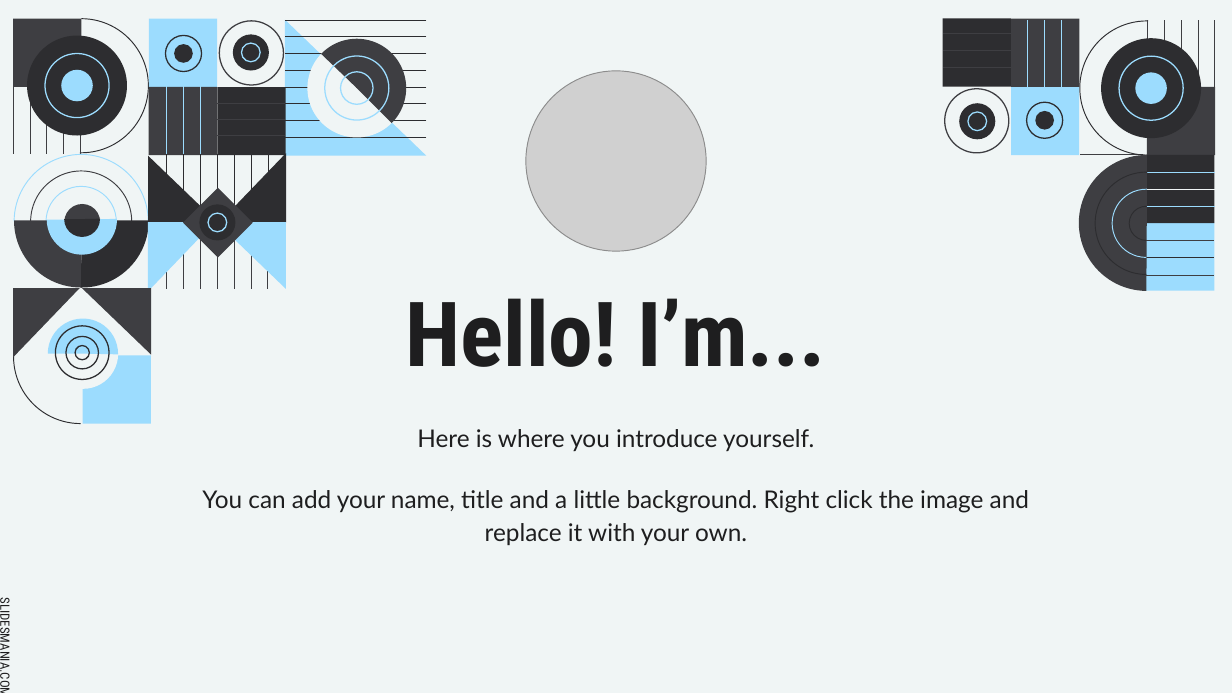
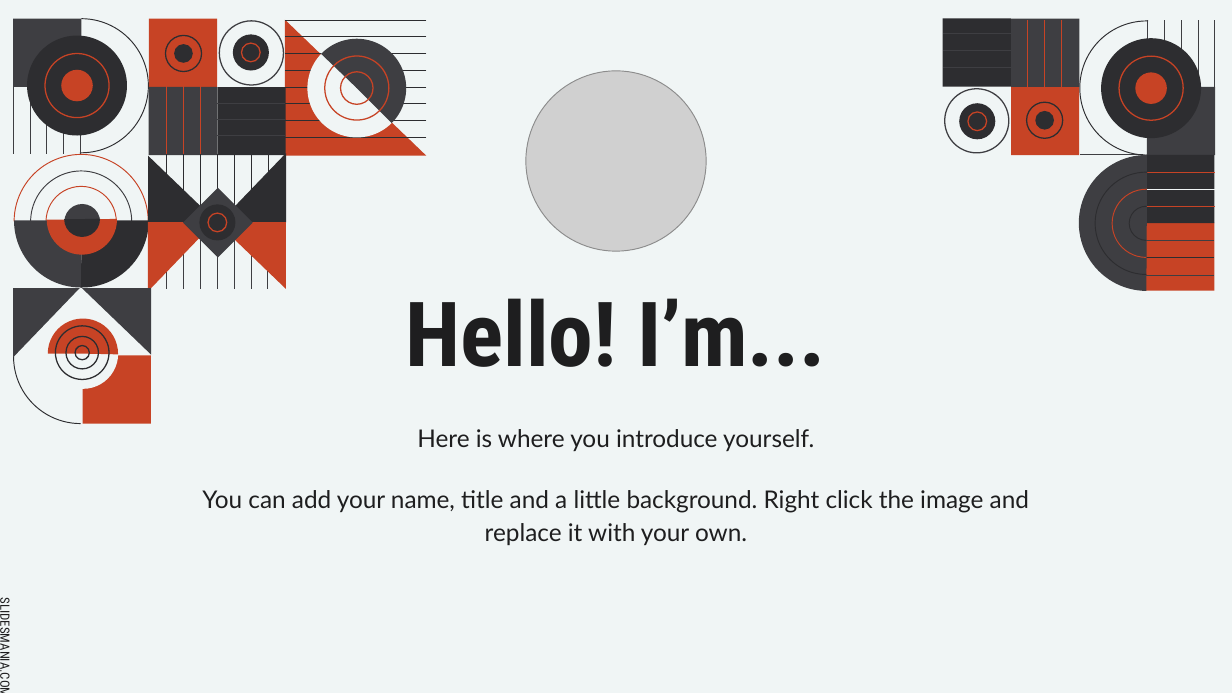
Before and after one commit to PalmEmanuel/SwetuggStockholm2024, a slide deck: slide 2 of IntroducingRadius.pptx. Drawn at 1232x693 pixels with LibreOffice and Linux fonts; fonts in the diff are those of the drawing; grey boxes stand for pictures. Boxes give left, top, right and bottom in pixels: in the first picture for what was removed or moved away, otherwise in the second. Text is boxed around its words. In the diff, an @@ line names an element or a change of style, - is before the commit and + after.

Commit message:
presentation slide theme and first slide, demo install script

```diff
--- a/IntroducingRadius.pptx
+++ b/IntroducingRadius.pptx
@@ line (1028, 88) - (1028, 19): stroke #9CDCFE 0.75 pt to #C74325 0.75 pt @@
@@ line (1045, 88) - (1045, 19): stroke #9CDCFE 0.75 pt to #C74325 0.75 pt @@
@@ line (1062, 88) - (1062, 19): stroke #9CDCFE 0.75 pt to #C74325 0.75 pt @@
@@ line (166, 86) - (166, 154): stroke #9CDCFE 0.75 pt to #C74325 0.75 pt @@
@@ line (184, 86) - (184, 154): stroke #9CDCFE 0.75 pt to #C74325 0.75 pt @@
@@ line (201, 86) - (201, 154): stroke #9CDCFE 0.75 pt to #C74325 0.75 pt @@
@@ outline #9CDCFE 1 pt to #C74325 1 pt in 7 elements at [45,54,109,117], [241,43,260,62], [208,213,226,232], [324,56,388,120], [341,72,373,104], [1119,56,1183,120], [969,112,987,130] @@
@@ line (1147, 173) - (1215, 173): stroke #9CDCFE 0.75 pt to #C74325 0.75 pt @@
@@ outline #9CDCFE 0.75 pt to #C74325 0.75 pt in 3 elements at [14,154,148,288], [46,187,116,257], [1113,189,1181,258] @@
@@ line (1147, 206) - (1215, 206): stroke #9CDCFE 0.75 pt to #C74325 0.75 pt @@
@@ fill #9CDCFE to #C74325 in 11 elements at [285,19,426,155], [61,70,92,102], [149,18,217,87], [47,185,117,255], [216,222,286,288], [148,222,215,292], [83,356,152,424], [48,319,118,389], [1136,72,1167,104], [1011,87,1080,155], [1146,223,1214,291] @@
```
Also in this commit, not shown: 19 other slides changed, 1 slide added, 1 slide removed, 1 other file.
